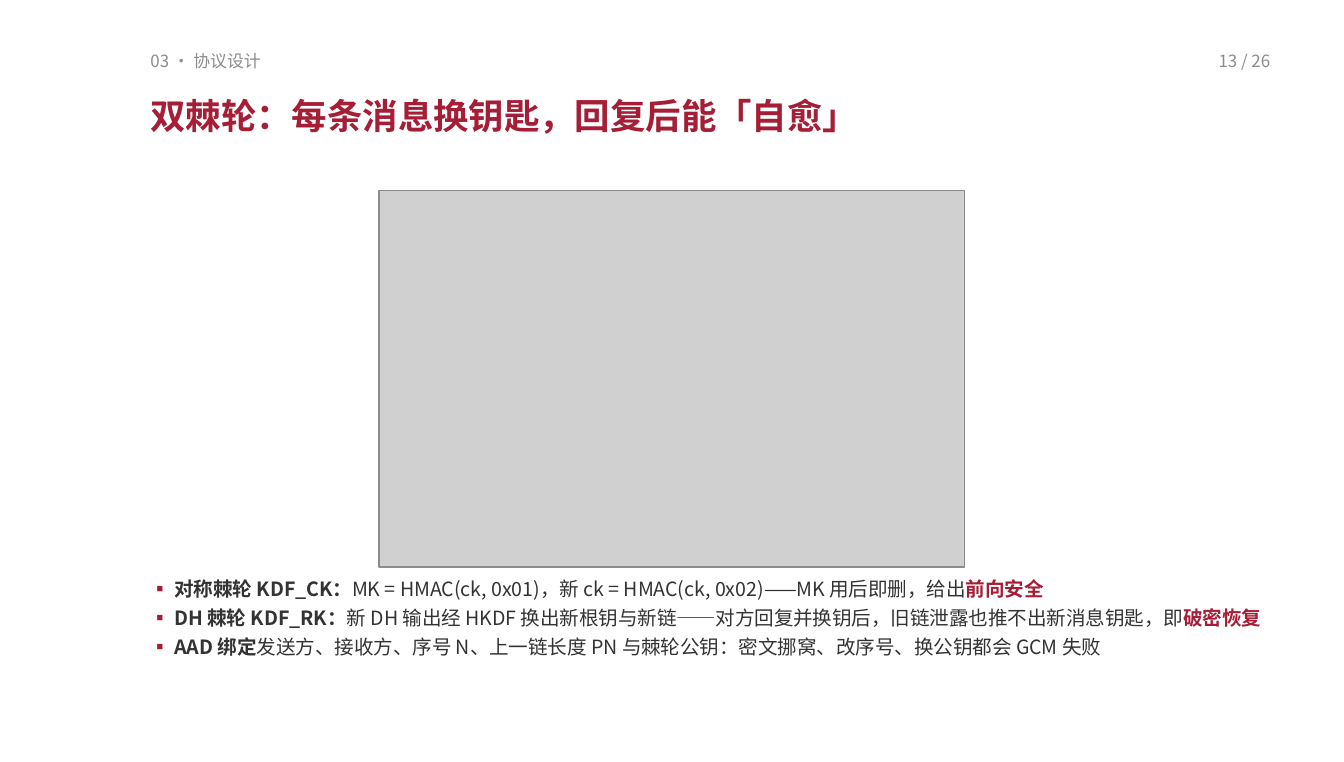
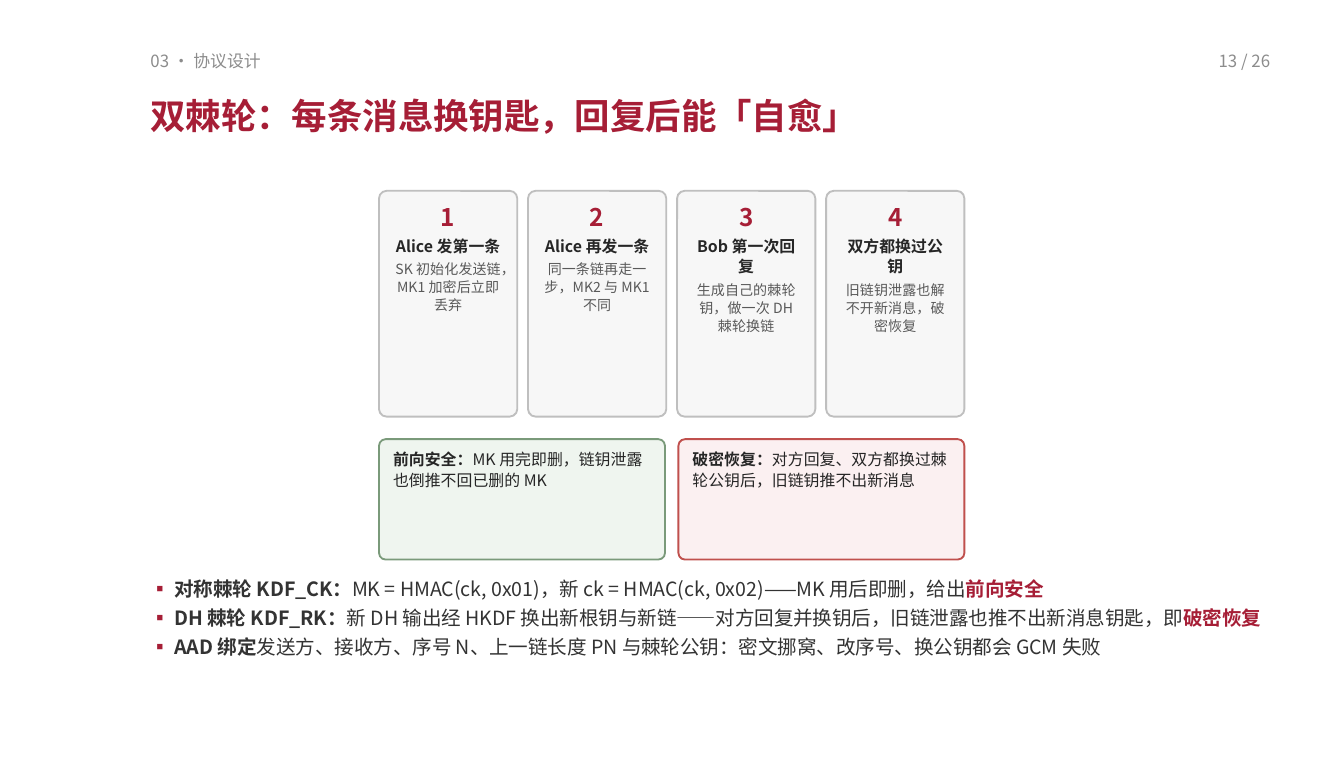
Before and after one commit to TomHaoZi/ECNUchat, a slide deck: slide 13 of 中期汇报/ECNUchat-中期汇报.pptx. Drawn at 1344x762 pixels with LibreOffice and Linux fonts; fonts in the diff are those of the drawing; grey boxes stand for pictures. Boxes give left, top, right and bottom in pixels: in the first picture for what was removed or moved away, otherwise in the second. Text is boxed around its words. In the diff, an @@ line names an element or a change of style, - is before the commit and + after.

```diff
--- a/中期汇报/ECNUchat-中期汇报.pptx
+++ b/中期汇报/ECNUchat-中期汇报.pptx
@@ picture removed at (379,191,965,567) @@
@@ rounded rectangle added at (379,191,517,417), fill #F7F7F7, outline #BFBFBF 1 pt, 7.5 pt, text #595959 @@
+1
+Alice 发第一条
+SK 初始化发送链，MK1 加密后立即丢弃
@@ rounded rectangle added at (528,191,667,417), fill #F7F7F7, outline #BFBFBF 1 pt, 7.5 pt, text #595959 @@
+2
+Alice 再发一条
+同一条链再走一步，MK2 与 MK1 不同
@@ rounded rectangle added at (677,191,816,417), fill #F7F7F7, outline #BFBFBF 1 pt, 7.5 pt, text #595959 @@
+3
+Bob 第一次回复
+生成自己的棘轮钥，做一次 DH 棘轮换链
@@ rounded rectangle added at (827,191,965,417), fill #F7F7F7, outline #BFBFBF 1 pt, 7.5 pt, text #595959 @@
+4
+双方都换过公钥
+旧链钥泄露也解不开新消息，破密恢复
@@ rounded rectangle added at (379,439,665,560), fill #EFF5EF, outline #7A9A7A 1 pt, 8.5 pt, text #262626 @@
+前向安全：MK 用完即删，链钥泄露也倒推不回已删的 MK
@@ rounded rectangle added at (679,439,965,560), fill #FBF0F1, outline #C0504D 1 pt, 8.5 pt, text #262626 @@
+破密恢复：对方回复、双方都换过棘轮公钥后，旧链钥推不出新消息
```
Also in this commit, not shown: 4 other slides changed, 6 slides added, 6 slides removed, 3 other files.
